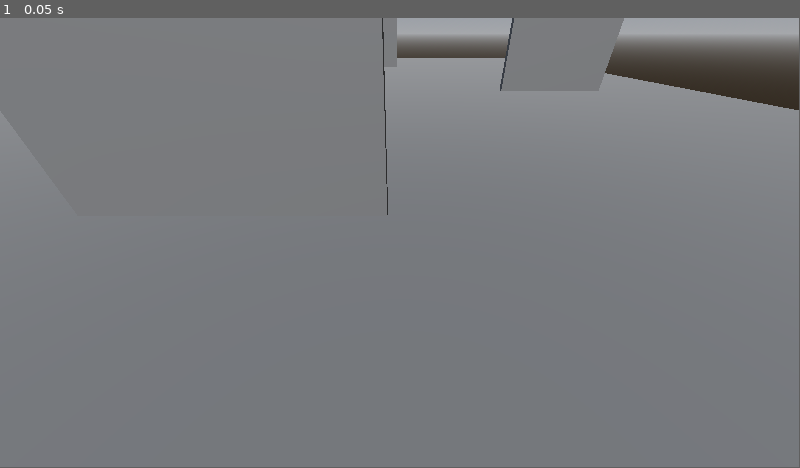
Above: before the commit, frame 1.
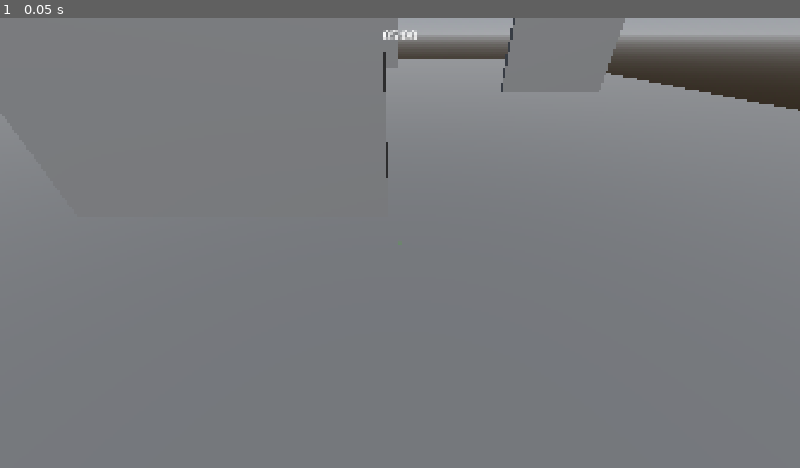
Above: after the commit, the same moment.

Repository: BitsShiftStudios/cat-the-jam
Game: Godot game, scene res://scenes/main.tscn
The game is run twice, just before and just after one commit, with the same random seed, the same clock (stepped at 60 frames per second) and the same inputs.
Inputs:
- Up to frame 1 (0.05 s): no input
In our replay, the window is 799x449 before the commit and 800x450 after it. These sizes can differ from the game's own. Grey fills any space a smaller window leaves; there, only what the larger window draws over its background counts as a difference.

The runs differ from the first frame. In frame 1, 0.3% of the frame differs, in the area x 47-100%, y 0-44%.

Commit message:
Zamanlayıcı ekle

Diff:
--- a/project.godot
+++ b/project.godot
@@ -14,6 +14,14 @@
 run/main_scene="res://scenes/main.tscn"
 config/features=PackedStringArray("4.6", "GL Compatibility")
 config/icon="res://icon.svg"
+
+[display]
+
+window/size/viewport_width=1920
+window/size/viewport_height=1080
+window/size/resizable=false
+window/stretch/mode="canvas_items"
+window/stretch/aspect="expand"
 
 [global_group]
 
--- /dev/null
+++ b/scenes/GameUI.tscn
@@ -0,0 +1,48 @@
+[gd_scene format=3 uid="uid://duqrl1qp4k6im"]
+
+[ext_resource type="Script" uid="uid://dc2k03er8w4k0" path="res://scripts/GameUI.gd" id="1_jkspe"]
+
+[sub_resource type="LabelSettings" id="LabelSettings_2n352"]
+font_size = 24
+font_color = Color(0.15823665, 0.8396851, 2.695322e-06, 1)
+
+[sub_resource type="LabelSettings" id="LabelSettings_jkspe"]
+font_size = 32
+
+[node name="GameUI" type="CanvasLayer" unique_id=2105203079]
+script = ExtResource("1_jkspe")
+
+[node name="Control" type="Control" parent="." unique_id=1530537353]
+layout_mode = 3
+anchors_preset = 15
+anchor_right = 1.0
+anchor_bottom = 1.0
+grow_horizontal = 2
+grow_vertical = 2
+
+[node name="CenterContainer" type="CenterContainer" parent="Control" unique_id=1558778728]
+layout_mode = 1
+anchors_preset = 15
+anchor_right = 1.0
+anchor_bottom = 1.0
+grow_horizontal = 2
+grow_vertical = 2
+
+[node name="Crosshar" type="Label" parent="Control/CenterContainer" unique_id=544279098]
+layout_mode = 2
+text = "+"
+label_settings = SubResource("LabelSettings_2n352")
+horizontal_alignment = 1
+vertical_alignment = 1
+
+[node name="TopCenterContainer" type="CenterContainer" parent="Control" unique_id=1414047011]
+layout_mode = 1
+anchors_preset = 10
+anchor_right = 1.0
+offset_bottom = 81.0
+grow_horizontal = 2
+
+[node name="TimerLabel" type="Label" parent="Control/TopCenterContainer" unique_id=1691104162]
+layout_mode = 2
+text = "00:00"
+label_settings = SubResource("LabelSettings_jkspe")
--- a/scenes/main.tscn
+++ b/scenes/main.tscn
@@ -3,6 +3,8 @@
 [ext_resource type="Script" uid="uid://dwpg1kiwcldwx" path="res://scripts/NetworkManager.gd" id="1_ig7tw"]
 [ext_resource type="PackedScene" uid="uid://bulstycgcn6hi" path="res://scenes/pplayer.tscn" id="2_0wfyh"]
 [ext_resource type="PackedScene" uid="uid://02k6isac736i" path="res://scenes/Map.tscn" id="3_sugp2"]
+[ext_resource type="Script" uid="uid://cnb5ojw7xdko5" path="res://scripts/timer.gd" id="4_jyhfs"]
+[ext_resource type="PackedScene" uid="uid://duqrl1qp4k6im" path="res://scenes/GameUI.tscn" id="5_tbgi4"]
 
 [sub_resource type="ProceduralSkyMaterial" id="ProceduralSkyMaterial_0wfyh"]
 
@@ -14,6 +16,11 @@
 sky = SubResource("Sky_sugp2")
 ambient_light_source = 3
 ambient_light_color = Color(0.7107411, 0.71074116, 0.7107411, 1)
+
+[sub_resource type="SceneReplicationConfig" id="SceneReplicationConfig_sugp2"]
+properties/0/path = NodePath(".:match_time_left")
+properties/0/spawn = true
+properties/0/replication_mode = 1
 
 [node name="Node" type="Node" unique_id=1621457691]
 script = ExtResource("1_ig7tw")
@@ -33,3 +40,14 @@
 transform = Transform3D(1, 0, 0, 0, 0.81376064, 0.5812001, 0, -0.5812001, 0.81376064, 0, 2.5077765, 8.452658)
 
 [node name="Map" parent="." unique_id=1135779736 instance=ExtResource("3_sugp2")]
+
+[node name="GlobalSynchronizer" type="MultiplayerSynchronizer" parent="." unique_id=264565791]
+replication_config = SubResource("SceneReplicationConfig_sugp2")
+
+[node name="Timer" type="Timer" parent="." unique_id=345636905]
+autostart = true
+script = ExtResource("4_jyhfs")
+
+[node name="GameUI" parent="." unique_id=2105203079 instance=ExtResource("5_tbgi4")]
+
+[connection signal="timeout" from="Timer" to="Timer" method="_on_timer_timeout"]
--- /dev/null
+++ b/scripts/GameUI.gd
@@ -0,0 +1,22 @@
+extends CanvasLayer
+
+@onready var timer_label = $Control/TopCenterContainer/TimerLabel
+#@onready var health_bar = $Control/BottomLeftContainer/HealthBar
+
+var timer = 0
+
+func _ready() -> void:
+	update_timer_display()
+
+func update_timer_value(total_seconds: int) -> void:
+	timer = total_seconds
+
+func update_timer_display() -> void:
+	var minutes: int = timer / 60
+	var seconds: int = timer % 60
+
+	if timer_label:
+		timer_label.text = "%02d:%02d" % [minutes, seconds]
+
+#func update_health_display(current_health: int) -> void:
+	#health_bar.value = current_health
--- a/scripts/NetworkManager.gd
+++ b/scripts/NetworkManager.gd
@@ -1,6 +1,7 @@
 extends Node
 
 @export var player_scene: PackedScene = preload("res://scenes/Player.tscn")
+@export var match_time_left:int = 300
 
 const PORT = 3131
 var peer = WebSocketMultiplayerPeer.new()
--- /dev/null
+++ b/scripts/timer.gd
@@ -0,0 +1,22 @@
+extends Timer
+
+@onready var network_manager = get_parent()
+@onready var game_ui = $/root/Node/GameUI
+
+func _ready():
+	game_ui.update_timer_value(network_manager.match_time_left)
+
+func _on_timer_timeout() -> void:
+	if multiplayer.is_server():
+		if network_manager.match_time_left > 0:
+			network_manager.match_time_left -= 1
+		else:
+			end_match()
+
+	game_ui.update_timer_value(network_manager.match_time_left)
+	game_ui.update_timer_display()
+
+func end_match() -> void:
+	print("Game Over!")
+	stop()
+	rpc("show_game_over_screen")
Not shown, added: scripts/GameUI.gd.uid
Not shown, added: scripts/timer.gd.uid
